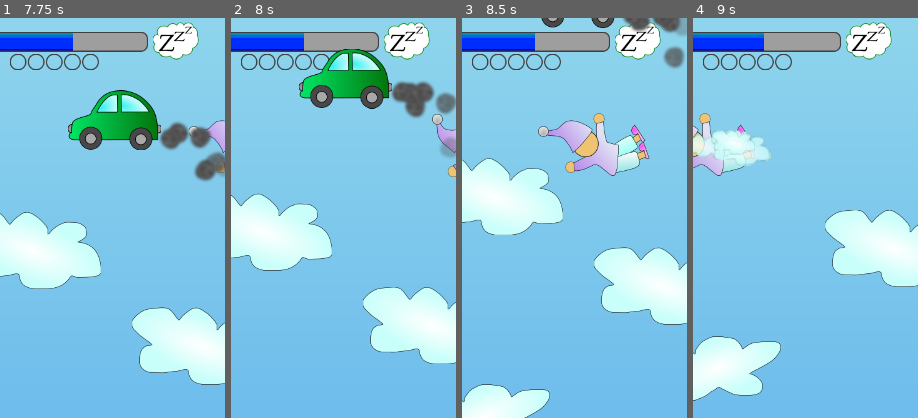
Above: before the commit, frames 1-4 (left to right).
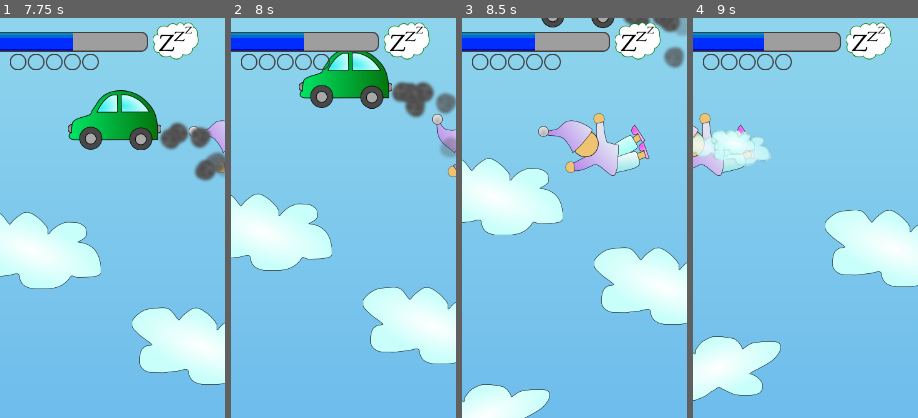
Above: after the commit, the same moments.

Repository: sorlok/LD48
Game: Godot game, scene res://Scenes/LevelCloud.tscn
Two runs of this game, one before a commit and one after it. Both use one fixed random seed, a clock stepped at 60 frames per second and the inputs below.
Inputs (mouse positions are % of the whole screen's width and height, from its top left):
- Up to frame 1 (7.75 s): move the mouse to (72, 45) at 0.52 s; hold D (ui_right) 0.53-1.28 s; click (72, 45) at 0.67 s; move the mouse to (30, 55) at 1.27 s; hold A (ui_left) 1.28-2.03 s; move the mouse to (60, 28) at 2.02 s; hold D (ui_right) 2.03-3.53 s; move the mouse to (21, 89) at 2.77 s; click (21, 89) at 2.92 s; move the mouse to (80, 65) at 3.52 s; hold A (ui_left) 3.53-5.78 s; move the mouse to (20, 35) at 4.27 s; move the mouse to (64, 80) at 5.02 s; click (64, 80) at 5.17 s; move the mouse to (35, 25) at 5.77 s; hold D (ui_right) from 5.78 s (still down); move the mouse to (72, 45) at 6.52 s; move the mouse to (30, 55) at 7.27 s; click (30, 55) at 7.42 s
- Up to frame 2 (8 s): keep holding D (ui_right)
- Up to frame 3 (8.5 s): move the mouse to (60, 28) at 8.02 s; release D (ui_right) at 8.03 s; hold A (ui_left) from 8.03 s (still down)
- Up to frame 4 (9 s): keep holding A (ui_left); move the mouse to (45, 70) at 8.77 s
The pictures show only the part of the screen within x 37-87%, y 0-50%; the shares and areas given below are measured in that part.

Frame 1 is identical in both runs. In frame 2, 0.1% of the frame differs, in the area x 40-60%, y 7-13%; in frame 3, 0.2%, in the area x 74-84%, y 1-4%; in frame 4, nothing differs.

Commit message:
Fix HUD overlap issue with a bad zindex hack

Diff:
--- a/Scenes/LevelCloud.tscn
+++ b/Scenes/LevelCloud.tscn
@@ -86,14 +86,19 @@
 
 [node name="WakeUpIcon1" type="Sprite" parent="."]
 position = Vector2( 13, 0 )
+z_index = 100
 texture = ExtResource( 13 )
 offset = Vector2( 155.253, 36.527 )
 
 [node name="WakeUpIcon2" type="Sprite" parent="."]
 position = Vector2( 548.484, 36.527 )
+z_index = 100
 texture = ExtResource( 15 )
 
-[node name="Progress" type="TextureProgress" parent="."]
+[node name="ProgressBarInNode" type="Node2D" parent="."]
+z_index = 100
+
+[node name="Progress" type="TextureProgress" parent="ProgressBarInNode"]
 margin_left = 203.579
 margin_top = 22.3816
 margin_right = 503.579
@@ -108,10 +113,12 @@
 
 [node name="SheepBar" type="AnimatedSprite" parent="."]
 position = Vector2( 354.032, 70.381 )
+z_index = 100
 frames = SubResource( 2 )
 
 [node name="Thoughts" parent="." instance=ExtResource( 12 )]
 position = Vector2( 1100.79, 950.102 )
+z_index = 999
 
 [connection signal="at_target_y" from="SkyBgEnd" to="." method="_on_SkyBgEnd_at_target_y"]
 [connection signal="collide_car" from="Player" to="." method="_on_Player_collide_car"]
--- a/Scenes/Player.tscn
+++ b/Scenes/Player.tscn
@@ -43,6 +43,21 @@
 "values": [ Color( 1, 1, 1, 1 ), Color( 1, 0, 0, 1 ), Color( 1, 1, 1, 1 ) ]
 }
 
+[sub_resource type="Animation" id=4]
+resource_name = "powerup"
+tracks/0/type = "value"
+tracks/0/path = NodePath(".:modulate")
+tracks/0/interp = 1
+tracks/0/loop_wrap = true
+tracks/0/imported = false
+tracks/0/enabled = true
+tracks/0/keys = {
+"times": PoolRealArray( 0, 0.1, 1 ),
+"transitions": PoolRealArray( 4.59479, 2.46229, 0.225313 ),
+"update": 0,
+"values": [ Color( 1, 1, 1, 1 ), Color( 0, 0.6, 1, 1 ), Color( 1, 1, 1, 1 ) ]
+}
+
 [node name="Player" type="Area2D"]
 collision_mask = 3
 script = ExtResource( 4 )
@@ -63,5 +78,6 @@
 
 [node name="AnimationPlayer" type="AnimationPlayer" parent="."]
 anims/damage = SubResource( 3 )
+anims/powerup = SubResource( 4 )
 
 [connection signal="body_entered" from="." to="." method="_on_Player_body_entered"]
--- a/Scripts/LevelCloud.gd
+++ b/Scripts/LevelCloud.gd
@@ -37,7 +37,7 @@
 
 func update_fall_speed():
 	$FallSpeed.text = "Fall Speed: " + str($Player.fall_speed)
-	$Progress.value = $Player.fall_speed
+	$ProgressBarInNode/Progress.value = $Player.fall_speed
 
 	# End game?
 	if $Player.fall_speed >= 100:
--- a/Scripts/Player.gd
+++ b/Scripts/Player.gd
@@ -167,6 +167,7 @@
 		increase_sheep_count(1)
 		emit_signal("collide_sheep", body)
 		body.queue_free()
+		$AnimationPlayer.play("powerup")
 		return
 
 	# Obstacles
Not shown: 1 places in Scenes/Player.tscn that only renumber resources
